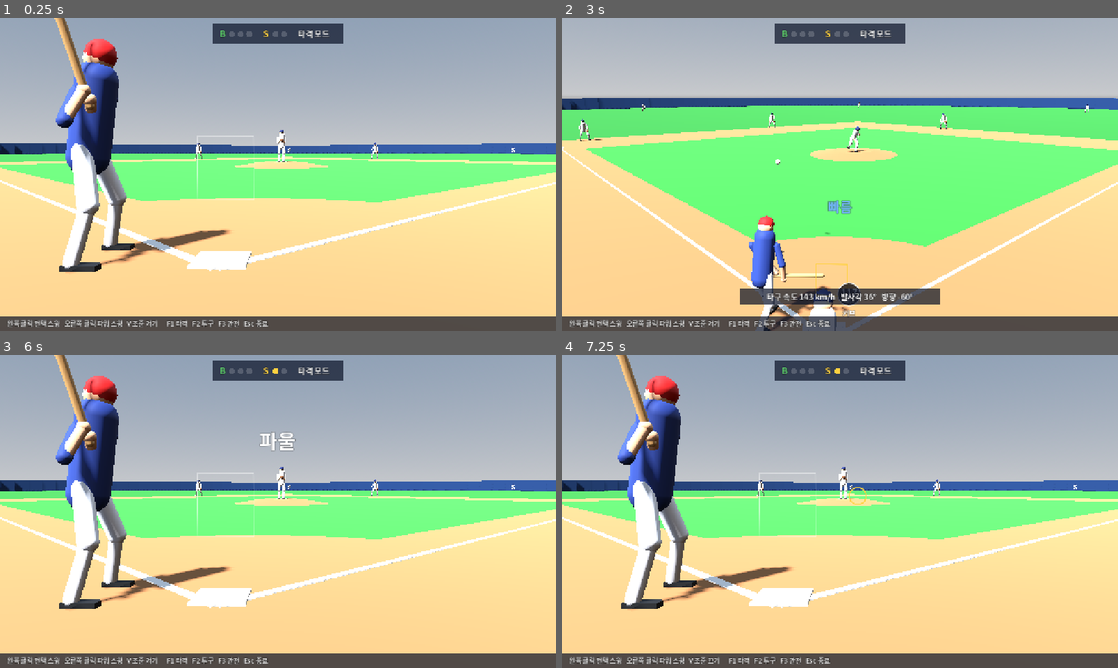
Above: before the commit, frames 1-4 (two rows, left to right).
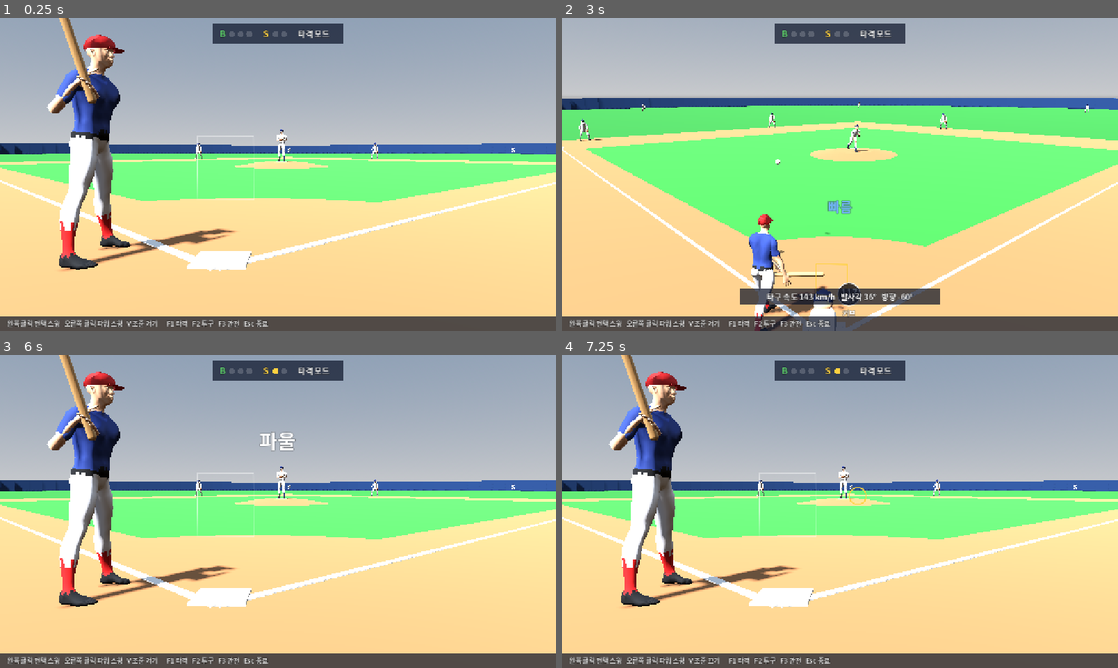
Above: after the commit, the same moments.

Repository: lilkimbab/baseball
Game: Godot game, scene res://match/duel.tscn
Two runs of this game, one before a commit and one after it. Both use one fixed random seed, a clock stepped at 60 frames per second and the inputs below.
Inputs (mouse positions are in pixels of both pictures, inside the frame that each line leads up to):
- Up to frame 1 (0.25 s): no input
- Up to frame 2 (3 s): tap Enter at 0.5 s; move the mouse to (962, 158) at 0.52 s; hold Shift 0.53-1.25 s; click (962, 158) at 0.67 s; tap Space at 1.25 s; drag from (728, 190) to (812, 237) at 1.27 s; move the mouse to (895, 105) at 2.02 s; tap Ctrl at 2.1 s; click (895, 105) at 2.17 s; drag from (812, 237) to (673, 127) at 2.77 s
- Up to frame 3 (6 s): move the mouse to (444, 558) at 3.52 s; tap 1 at 3.6 s; click (444, 558) at 3.67 s; drag from (111, 464) to (194, 433) at 4.27 s; move the mouse to (305, 511) at 5.02 s; tap Alt at 5.1 s; click (305, 511) at 5.17 s; tap Enter at 5.75 s; drag from (194, 433) to (166, 527) at 5.77 s
- Up to frame 4 (7.25 s): tap Space at 6.5 s; move the mouse to (962, 495) at 6.52 s; tap V at 6.6 s; click (962, 495) at 6.67 s

The runs differ from the first frame. In frame 1, 6.6% of the frame differs, in the area x 8-52%, y 0-82%; in frame 2, 1.4%; in frame 3, 6.6%; in frame 4, 6.6%.

Commit message:
Add a generated player model and drive it with the mannequin's poses
Stage S3b of the implementation pipeline (docs/08-roadmap.md).

- tools/blender/make_player.py: builds a human body with MPFB, rigs it,
  paints uniform regions, adds a cap, renames bones to the game's names
  and exports glTF; ./dev model rebuilds and imports it in one step
- SkinnedPuppet: turns the mannequin's joint positions into bone
  rotations, re-solving limbs from the model's own shoulders and hips
- Puppet: proportions are now per instance and the solver is shared
- Pitcher and batter use the model; team colours are applied per surface
- 102 tests

Diff:
--- a/game/match/duel_scene.gd
+++ b/game/match/duel_scene.gd
@@ -22,6 +22,8 @@
 ## &"bat" = player bats, &"pitch" = player pitches, &"watch" = AI against AI.
 @export var mode: StringName = &"bat"
 @export var seed_value := 20261120
+## Show the pitcher and batter as the skinned player model when it has been built.
+@export var use_models := true
 
 var cfg: PhysicsConfig
 var catalog: Dictionary[StringName, PitchType]
@@ -388,8 +390,9 @@
 func _build_players() -> void:
 	var home := Color(0.93, 0.93, 0.95)
 	var away := Color(0.16, 0.24, 0.5)
-	pitcher = _add_puppet(Vector3(0.0, Field.RUBBER_Y, Field.MOUND_HEIGHT), PI, home, Color(0.1, 0.15, 0.35))
-	batter = _add_puppet(Vector3(-1.05, 0.25, 0.0), -PI / 2.0, away, Color(0.75, 0.12, 0.12))
+	# Stage S3b: the pitcher and the batter use the player model; everyone else is still a mannequin.
+	pitcher = _add_puppet(Vector3(0.0, Field.RUBBER_Y, Field.MOUND_HEIGHT), PI, home, Color(0.1, 0.15, 0.35), use_models)
+	batter = _add_puppet(Vector3(-1.05, 0.25, 0.0), -PI / 2.0, away, Color(0.75, 0.12, 0.12), use_models)
 	batter.show_bat = true
 	catcher = _add_puppet(Vector3(0.0, -1.15, 0.0), 0.0, home, Color(0.1, 0.15, 0.35))
 	catcher.apply(PuppetClips.catcher())
@@ -402,8 +405,8 @@
 		_add_puppet(spot, -facing + PI + PI, home, Color(0.1, 0.15, 0.35)).apply(PuppetClips.fielder_ready())
 
 
-func _add_puppet(field_pos: Vector3, yaw: float, jersey: Color, cap: Color) -> Puppet:
-	var puppet := Puppet.new()
+func _add_puppet(field_pos: Vector3, yaw: float, jersey: Color, cap: Color, skinned: bool = false) -> Puppet:
+	var puppet: Puppet = SkinnedPuppet.new() if skinned and SkinnedPuppet.available() else Puppet.new()
 	puppet.set_colors(jersey, Color(0.84, 0.84, 0.86), cap)
 	puppet.position = Field.to_world(field_pos)
 	puppet.rotation.y = yaw
--- a/game/match/puppet.gd
+++ b/game/match/puppet.gd
@@ -4,14 +4,18 @@
 ## out from a PuppetPose with two-bone IK. Joint names follow the final skeleton's bone names
 ## so the same poses can drive the real player model from stage S3b on.
 
-const SPINE := 0.5
-const SHOULDER_HALF := 0.19
-const HIP_HALF := 0.1
-const UPPER_ARM := 0.29
-const LOWER_ARM := 0.27
-const UPPER_LEG := 0.44
-const LOWER_LEG := 0.43
 const HEAD_RADIUS := 0.115
+
+## Body proportions in metres. SkinnedPuppet replaces these with the model's own.
+var spine := 0.5
+var shoulder_half := 0.19
+## How far below the top of the spine the shoulder joints sit.
+var shoulder_drop := 0.07
+var hip_half := 0.1
+var upper_arm := 0.29
+var lower_arm := 0.27
+var upper_leg := 0.44
+var lower_leg := 0.43
 
 @export var jersey := Color(0.9, 0.9, 0.93)
 @export var pants := Color(0.82, 0.82, 0.85)
@@ -27,20 +31,24 @@
 
 
 func _ready() -> void:
-	_limb(&"Torso", 0.16, SPINE + 0.1, jersey)
+	_limb(&"Torso", 0.16, spine + 0.1, jersey)
 	_ball(&"Hips", 0.15, pants)
 	_ball(&"Head", HEAD_RADIUS, skin)
 	_ball(&"Cap", HEAD_RADIUS * 1.04, cap)
 	for side: String in ["Left", "Right"]:
-		_limb(StringName(side + "UpperArm"), 0.052, UPPER_ARM, jersey)
-		_limb(StringName(side + "LowerArm"), 0.043, LOWER_ARM, skin)
-		_limb(StringName(side + "UpperLeg"), 0.078, UPPER_LEG, pants)
-		_limb(StringName(side + "LowerLeg"), 0.058, LOWER_LEG, pants)
+		_limb(StringName(side + "UpperArm"), 0.052, upper_arm, jersey)
+		_limb(StringName(side + "LowerArm"), 0.043, lower_arm, skin)
+		_limb(StringName(side + "UpperLeg"), 0.078, upper_leg, pants)
+		_limb(StringName(side + "LowerLeg"), 0.058, lower_leg, pants)
 		_ball(StringName(side + "Hand"), 0.05, skin)
 		_box(StringName(side + "Foot"), Vector3(0.1, 0.07, 0.26), Color(0.08, 0.08, 0.08))
+	_build_props()
+	apply(PuppetClips.fielder_ready())
+
+
+func _build_props() -> void:
 	_limb(&"Bat", 0.03, PuppetClips.BAT_LENGTH, Color(0.72, 0.56, 0.36))
 	_ball(&"Glove", 0.085, Color(0.42, 0.25, 0.12))
-	apply(PuppetClips.fielder_ready())
 
 
 func set_colors(jersey_color: Color, pants_color: Color, cap_color: Color) -> void:
@@ -49,12 +57,36 @@
 	cap = cap_color
 
 
+## Frames worked out by solve(), in the puppet's space.
+var hip_basis := Basis.IDENTITY
+var chest_basis := Basis.IDENTITY
+var spine_dir := Vector3.UP
+
+
 func apply(pose: PuppetPose) -> void:
-	var hip_basis := Basis(Vector3.UP, pose.hips_yaw)
-	var chest_basis := Basis(Vector3.UP, pose.hips_yaw + pose.twist)
+	solve(pose)
+	_place_limb(&"Torso", pose.hips - spine_dir * 0.05, joints[&"Chest"] + spine_dir * 0.05)
+	_place(&"Hips", pose.hips)
+	_place(&"Head", joints[&"Head"])
+	_place(&"Cap", joints[&"Head"] + spine_dir * 0.035 + chest_basis * Vector3.FORWARD * 0.012)
+	for side: String in ["Left", "Right"]:
+		_place_limb(StringName(side + "UpperArm"), joints[StringName(side + "UpperArm")], joints[StringName(side + "LowerArm")])
+		_place_limb(StringName(side + "LowerArm"), joints[StringName(side + "LowerArm")], joints[StringName(side + "Hand")])
+		_place(StringName(side + "Hand"), joints[StringName(side + "Hand")])
+		_place_limb(StringName(side + "UpperLeg"), joints[StringName(side + "UpperLeg")], joints[StringName(side + "LowerLeg")])
+		_place_limb(StringName(side + "LowerLeg"), joints[StringName(side + "LowerLeg")], joints[StringName(side + "Foot")])
+		var foot := _parts[StringName(side + "Foot")]
+		foot.transform = Transform3D(hip_basis, joints[StringName(side + "Foot")] + hip_basis * Vector3.FORWARD * 0.07 - Vector3.UP * 0.045)
+	_place_props(pose)
+
+
+## Works out every joint position for a pose with two-bone IK and stores them in `joints`.
+func solve(pose: PuppetPose) -> void:
+	hip_basis = Basis(Vector3.UP, pose.hips_yaw)
+	chest_basis = Basis(Vector3.UP, pose.hips_yaw + pose.twist)
 	var forward := hip_basis * Vector3.FORWARD
-	var spine_dir := (Vector3.UP * cos(pose.lean) + forward * sin(pose.lean)).normalized()
-	var chest_top := pose.hips + spine_dir * SPINE
+	spine_dir = (Vector3.UP * cos(pose.lean) + forward * sin(pose.lean)).normalized()
+	var chest_top := pose.hips + spine_dir * spine
 	var chest_right := chest_basis * Vector3.RIGHT
 	var chest_forward := chest_basis * Vector3.FORWARD
 	var hip_right := hip_basis * Vector3.RIGHT
@@ -62,37 +94,26 @@
 	joints[&"Hips"] = pose.hips
 	joints[&"Chest"] = chest_top
 	joints[&"Head"] = chest_top + spine_dir * (0.1 + HEAD_RADIUS)
-	_place_limb(&"Torso", pose.hips - spine_dir * 0.05, chest_top + spine_dir * 0.05)
-	_place(&"Hips", pose.hips)
-	_place(&"Head", joints[&"Head"])
-	_place(&"Cap", joints[&"Head"] + spine_dir * 0.035 + chest_forward * 0.012)
-
 	for side: int in [-1, 1] as Array[int]:
 		var name := "Right" if side > 0 else "Left"
-		var shoulder := chest_top - spine_dir * 0.07 + chest_right * (SHOULDER_HALF * side)
+		var shoulder := chest_top - spine_dir * shoulder_drop + chest_right * (shoulder_half * side)
 		var hand_target := pose.r_hand if side > 0 else pose.l_hand
 		var elbow_hint := chest_right * (0.5 * side) - Vector3.UP - chest_forward * 0.5
-		var hand := _reach(shoulder, hand_target, UPPER_ARM + LOWER_ARM)
-		var elbow := _two_bone(shoulder, hand, UPPER_ARM, LOWER_ARM, elbow_hint)
+		var hand := _reach(shoulder, hand_target, upper_arm + lower_arm)
 		joints[StringName(name + "UpperArm")] = shoulder
-		joints[StringName(name + "LowerArm")] = elbow
+		joints[StringName(name + "LowerArm")] = _two_bone(shoulder, hand, upper_arm, lower_arm, elbow_hint)
 		joints[StringName(name + "Hand")] = hand
-		_place_limb(StringName(name + "UpperArm"), shoulder, elbow)
-		_place_limb(StringName(name + "LowerArm"), elbow, hand)
-		_place(StringName(name + "Hand"), hand)
-
-		var hip := pose.hips + hip_right * (HIP_HALF * side)
+
+		var hip := pose.hips + hip_right * (hip_half * side)
 		var foot_target := pose.r_foot if side > 0 else pose.l_foot
-		var ankle := _reach(hip, foot_target, UPPER_LEG + LOWER_LEG)
-		var knee := _two_bone(hip, ankle, UPPER_LEG, LOWER_LEG, forward + hip_right * (0.3 * side))
+		var ankle := _reach(hip, foot_target, upper_leg + lower_leg)
 		joints[StringName(name + "UpperLeg")] = hip
-		joints[StringName(name + "LowerLeg")] = knee
+		joints[StringName(name + "LowerLeg")] = _two_bone(hip, ankle, upper_leg, lower_leg, forward + hip_right * (0.3 * side))
 		joints[StringName(name + "Foot")] = ankle
-		_place_limb(StringName(name + "UpperLeg"), hip, knee)
-		_place_limb(StringName(name + "LowerLeg"), knee, ankle)
-		var foot := _parts[StringName(name + "Foot")]
-		foot.transform = Transform3D(hip_basis, ankle + forward * 0.07 - Vector3.UP * 0.045)
-
+
+
+## Places the bat along the pose's bat direction from the hands, and the glove on the left hand.
+func _place_props(pose: PuppetPose) -> void:
 	var bat := _parts[&"Bat"]
 	bat.visible = show_bat and pose.bat_dir.length() > 0.1
 	if bat.visible:
--- a/game/match/puppet_clips.gd
+++ b/game/match/puppet_clips.gd
@@ -48,7 +48,7 @@
 		_pose(a.call(0.0, 0.93, 0.0), 0.0, 0.0, 2.0, a.call(0.04, 1.22, 0.22), a.call(-0.02, 1.2, 0.24), a.call(0.12, 0.08, 0.0), a.call(-0.12, 0.08, 0.0)),
 		_pose(a.call(0.0, 0.95, -0.02), -80.0, 0.0, 0.0, a.call(0.1, 1.2, 0.12), a.call(0.06, 1.18, 0.16), a.call(0.12, 0.08, 0.0), a.call(0.05, 0.62, 0.22)),
 		_pose(a.call(0.0, 0.82, 0.55), -55.0, -25.0, 6.0, a.call(0.42, 1.52, 0.2), a.call(-0.25, 1.15, 1.05), a.call(0.12, 0.1, 0.0), a.call(-0.1, 0.08, 1.35)),
-		_pose(a.call(0.02, 0.86, 0.98), 8.0, 18.0, 38.0, RELEASE_HAND, a.call(-0.2, 1.05, 0.95), a.call(0.16, 0.14, 0.3), a.call(-0.1, 0.08, 1.35)),
+		_pose(a.call(0.06, 0.87, 1.12), 8.0, 25.0, 40.0, RELEASE_HAND, a.call(-0.2, 1.05, 0.95), a.call(0.16, 0.14, 0.3), a.call(-0.1, 0.08, 1.35)),
 		_pose(a.call(-0.02, 0.84, 1.08), 35.0, 20.0, 52.0, a.call(-0.25, 0.55, 1.5), a.call(-0.32, 1.0, 0.85), a.call(0.3, 0.3, 0.9), a.call(-0.1, 0.08, 1.35)),
 		_pose(a.call(0.02, 0.86, 1.15), 0.0, 0.0, 22.0, a.call(0.22, 0.85, 1.45), a.call(-0.22, 0.85, 1.45), a.call(0.3, 0.08, 1.05), a.call(-0.26, 0.08, 1.25)),
 	]
--- /dev/null
+++ b/game/match/skinned_puppet.gd
@@ -0,0 +1,190 @@
+class_name SkinnedPuppet
+extends Puppet
+## The same poses as Puppet, shown on the skinned player model instead of capsules.
+##
+## Puppet.solve() gives joint positions; this turns them into bone rotations: the spine is
+## bent between the pelvis and chest frames, each limb bone is aimed at the next joint, and
+## feet and head keep their rest orientation turned to the body's heading.
+
+const MODEL := "res://assets/characters/player_base.glb"
+const LIMBS: Array[Array] = [
+	[&"LeftUpperArm", &"LeftLowerArm"], [&"LeftLowerArm", &"LeftHand"],
+	[&"RightUpperArm", &"RightLowerArm"], [&"RightLowerArm", &"RightHand"],
+	[&"LeftUpperLeg", &"LeftLowerLeg"], [&"LeftLowerLeg", &"LeftFoot"],
+	[&"RightUpperLeg", &"RightLowerLeg"], [&"RightLowerLeg", &"RightFoot"],
+]
+
+var _skeleton: Skeleton3D
+var _mesh: MeshInstance3D
+## Skeleton space -> puppet space, and back.
+var _to_puppet := Transform3D.IDENTITY
+var _to_skeleton := Transform3D.IDENTITY
+var _bone: Dictionary[StringName, int] = {}
+var _rest: Array[Transform3D] = []
+var _local_rest: Array[Transform3D] = []
+var _parent: PackedInt32Array = PackedInt32Array()
+## Rest direction (skeleton space) from each limb bone to the next joint.
+var _aim_rest: Dictionary[StringName, Vector3] = {}
+## Pelvis bone origin relative to the midpoint of the hip joints, at rest.
+var _hips_offset := Vector3.ZERO
+
+
+static func available() -> bool:
+	return ResourceLoader.exists(MODEL)
+
+
+func _ready() -> void:
+	var model := (load(MODEL) as PackedScene).instantiate() as Node3D
+	# glTF characters face +Z; the puppet's space faces -Z.
+	model.rotation.y = PI
+	add_child(model)
+	_skeleton = model.find_children("*", "Skeleton3D", true, false)[0] as Skeleton3D
+	_mesh = model.find_children("*", "MeshInstance3D", true, false)[0] as MeshInstance3D
+	var node: Node3D = _skeleton
+	while node != self:
+		_to_puppet = node.transform * _to_puppet
+		node = node.get_parent() as Node3D
+	_to_skeleton = _to_puppet.affine_inverse()
+	_measure()
+	_paint()
+	_build_props()
+	apply(PuppetClips.fielder_ready())
+
+
+func set_colors(jersey_color: Color, pants_color: Color, cap_color: Color) -> void:
+	super.set_colors(jersey_color, pants_color, cap_color)
+	if _mesh != null:
+		_paint()
+
+
+func apply(pose: PuppetPose) -> void:
+	solve(pose)
+	var basis_for: Dictionary[int, Basis] = {}
+
+	# Spine: from the pelvis frame (heading plus a little lean) to the chest frame.
+	var hip_right := hip_basis * Vector3.RIGHT
+	var pelvis := Basis(hip_right, -pose.lean * 0.3) * hip_basis
+	var chest := Basis(hip_right, -pose.lean) * chest_basis
+	var pelvis_q := pelvis.get_rotation_quaternion()
+	var chest_q := chest.get_rotation_quaternion()
+	_turn(basis_for, &"Hips", pelvis)
+	_turn(basis_for, &"Spine", Basis(pelvis_q.slerp(chest_q, 0.34)))
+	_turn(basis_for, &"Chest", Basis(pelvis_q.slerp(chest_q, 0.67)))
+	_turn(basis_for, &"UpperChest", chest)
+	_turn(basis_for, &"Neck", Basis(pelvis_q.slerp(chest_q, 0.6)))
+	_turn(basis_for, &"Head", chest_basis)
+	_turn(basis_for, &"LeftFoot", hip_basis)
+	_turn(basis_for, &"RightFoot", hip_basis)
+
+	# First pass: bend the spine, then read where the model's own shoulders and hips ended
+	# up and solve the arms and legs again from there, so hands and feet land on target.
+	var globals := _walk(basis_for, pose)
+	var elbow_out := chest_basis * Vector3.RIGHT
+	var back := chest_basis * Vector3.BACK
+	for side: int in [-1, 1] as Array[int]:
+		var name := "Right" if side > 0 else "Left"
+		var shoulder := _to_puppet * globals[_bone[StringName(name + "UpperArm")]].origin
+		var hand := _reach(shoulder, pose.r_hand if side > 0 else pose.l_hand, upper_arm + lower_arm)
+		joints[StringName(name + "UpperArm")] = shoulder
+		joints[StringName(name + "LowerArm")] = _two_bone(shoulder, hand, upper_arm, lower_arm, elbow_out * (0.5 * side) - Vector3.UP + back * 0.5)
+		joints[StringName(name + "Hand")] = hand
+		var hip := _to_puppet * globals[_bone[StringName(name + "UpperLeg")]].origin
+		var ankle := _reach(hip, pose.r_foot if side > 0 else pose.l_foot, upper_leg + lower_leg)
+		joints[StringName(name + "UpperLeg")] = hip
+		joints[StringName(name + "LowerLeg")] = _two_bone(hip, ankle, upper_leg, lower_leg, hip_basis * Vector3.FORWARD + hip_right * (0.3 * side))
+		joints[StringName(name + "Foot")] = ankle
+
+	# Limbs: aim each bone from its joint toward the next one.
+	for pair: Array in LIMBS:
+		var from: StringName = pair[0]
+		var to: StringName = pair[1]
+		var want := _to_skeleton.basis * (joints[to] - joints[from])
+		if want.length() < 1e-5:
+			continue
+		var index := _bone[from]
+		basis_for[index] = Basis(Quaternion(_aim_rest[from], want.normalized())) * _rest[index].basis
+
+	# Second pass: final bone poses.
+	globals = _walk(basis_for, pose)
+	for i: int in _rest.size():
+		var parent_global := Transform3D.IDENTITY if _parent[i] < 0 else globals[_parent[i]]
+		var local := parent_global.affine_inverse() * globals[i]
+		_skeleton.set_bone_pose_position(i, local.origin)
+		_skeleton.set_bone_pose_rotation(i, local.basis.get_rotation_quaternion())
+
+	# Report where the model's hands really are, so the ball and bat sit in them.
+	for side: String in ["Left", "Right"]:
+		var hand := StringName(side + "Hand")
+		var middle: int = _bone.get(StringName(side + "MiddleProximal"), _bone[hand])
+		joints[hand] = _to_puppet * globals[_bone[hand]].origin.lerp(globals[middle].origin, 0.7)
+	_place_props(pose)
+
+
+## Global transform of every bone (skeleton space) for the given target orientations,
+## walking parent-first. Bones without a target keep their rest pose relative to the parent.
+func _walk(basis_for: Dictionary[int, Basis], pose: PuppetPose) -> Array[Transform3D]:
+	var globals: Array[Transform3D] = []
+	globals.resize(_rest.size())
+	var hips := _bone[&"Hips"]
+	for i: int in _rest.size():
+		var parent_global := Transform3D.IDENTITY if _parent[i] < 0 else globals[_parent[i]]
+		var g := parent_global * _local_rest[i]
+		if basis_for.has(i):
+			g.basis = basis_for[i]
+		if i == hips:
+			g.origin = _to_skeleton * pose.hips + g.basis * (_rest[i].basis.inverse() * _hips_offset)
+		globals[i] = g
+	return globals
+
+
+## Sets a bone's target orientation: its rest orientation carried along by a rotation of the
+## body given in puppet space.
+func _turn(basis_for: Dictionary[int, Basis], bone: StringName, body_rotation: Basis) -> void:
+	var index := _bone[bone]
+	basis_for[index] = _to_skeleton.basis * body_rotation * _to_puppet.basis * _rest[index].basis
+
+
+func _measure() -> void:
+	var count := _skeleton.get_bone_count()
+	_rest.resize(count)
+	_local_rest.resize(count)
+	_parent.resize(count)
+	for i: int in count:
+		_bone[StringName(_skeleton.get_bone_name(i))] = i
+		_rest[i] = _skeleton.get_bone_global_rest(i)
+		_local_rest[i] = _skeleton.get_bone_rest(i)
+		_parent[i] = _skeleton.get_bone_parent(i)
+	for pair: Array in LIMBS:
+		var from: StringName = pair[0]
+		var to: StringName = pair[1]
+		_aim_rest[from] = (_origin(to) - _origin(from)).normalized()
+
+	upper_arm = _origin(&"LeftUpperArm").distance_to(_origin(&"LeftLowerArm"))
+	lower_arm = _origin(&"LeftLowerArm").distance_to(_origin(&"LeftHand"))
+	upper_leg = _origin(&"LeftUpperLeg").distance_to(_origin(&"LeftLowerLeg"))
+	lower_leg = _origin(&"LeftLowerLeg").distance_to(_origin(&"LeftFoot"))
+	shoulder_half = absf(_origin(&"LeftUpperArm").x - _origin(&"RightUpperArm").x) * 0.5
+	hip_half = absf(_origin(&"LeftUpperLeg").x - _origin(&"RightUpperLeg").x) * 0.5
+	var hip_mid := _origin(&"LeftUpperLeg").lerp(_origin(&"RightUpperLeg"), 0.5)
+	var shoulder_mid := _origin(&"LeftUpperArm").lerp(_origin(&"RightUpperArm"), 0.5)
+	spine = shoulder_mid.distance_to(hip_mid) + shoulder_drop
+	_hips_offset = _origin(&"Hips") - hip_mid
+
+
+func _origin(bone: StringName) -> Vector3:
+	return _rest[_bone[bone]].origin
+
+
+func _paint() -> void:
+	var colours := {
+		"Skin": skin, "Jersey": jersey, "Pants": pants, "Socks": cap, "Cap": cap,
+		"Shoes": Color(0.06, 0.06, 0.07), "Belt": Color(0.05, 0.05, 0.06),
+	}
+	for surface: int in _mesh.mesh.get_surface_count():
+		var source := _mesh.mesh.surface_get_material(surface)
+		var material := StandardMaterial3D.new()
+		material.albedo_color = colours.get(source.resource_name, Color.WHITE)
+		material.roughness = 0.55 if source.resource_name == "Skin" else 0.8
+		if source.resource_name == "Cap":
+			material.cull_mode = BaseMaterial3D.CULL_DISABLED
+		_mesh.set_surface_override_material(surface, material)
--- a/game/tests/match/test_duel_scene.gd
+++ b/game/tests/match/test_duel_scene.gd
@@ -94,11 +94,11 @@
 	var shoulder := puppet.joints[&"RightUpperArm"]
 	var elbow := puppet.joints[&"RightLowerArm"]
 	var hand := puppet.joints[&"RightHand"]
-	assert_almost_eq(shoulder.distance_to(elbow), Puppet.UPPER_ARM, 0.002)
-	assert_almost_eq(elbow.distance_to(hand), Puppet.LOWER_ARM, 0.002)
+	assert_almost_eq(shoulder.distance_to(elbow), puppet.upper_arm, 0.002)
+	assert_almost_eq(elbow.distance_to(hand), puppet.lower_arm, 0.002)
 	assert_almost_eq(hand.distance_to(PuppetClips.stance().r_hand), 0.0, 0.01, "hand is on its target")
 	var hip := puppet.joints[&"LeftUpperLeg"]
 	var knee := puppet.joints[&"LeftLowerLeg"]
 	var ankle := puppet.joints[&"LeftFoot"]
-	assert_almost_eq(hip.distance_to(knee), Puppet.UPPER_LEG, 0.002)
-	assert_almost_eq(knee.distance_to(ankle), Puppet.LOWER_LEG, 0.002)
+	assert_almost_eq(hip.distance_to(knee), puppet.upper_leg, 0.002)
+	assert_almost_eq(knee.distance_to(ankle), puppet.lower_leg, 0.002)
--- /dev/null
+++ b/game/tests/match/test_skinned_puppet.gd
@@ -0,0 +1,89 @@
+extends GutTest
+## The skinned player model must follow the same poses as the mannequin.
+
+
+func _model() -> SkinnedPuppet:
+	var puppet := SkinnedPuppet.new()
+	add_child_autofree(puppet)
+	return puppet
+
+
+func test_model_asset_is_available() -> void:
+	assert_true(SkinnedPuppet.available(), "run ./dev model to build the player model")
+
+
+func test_proportions_are_measured_from_the_model() -> void:
+	var puppet := _model()
+	assert_between(puppet.upper_arm, 0.20, 0.34, "upper arm (m)")
+	assert_between(puppet.lower_arm, 0.20, 0.32, "forearm (m)")
+	assert_between(puppet.upper_leg, 0.35, 0.50, "thigh (m)")
+	assert_between(puppet.lower_leg, 0.35, 0.48, "shin (m)")
+	assert_between(puppet.shoulder_half, 0.14, 0.23, "half shoulder width (m)")
+	assert_between(puppet.spine, 0.42, 0.62, "hip to shoulder line (m)")
+
+
+func test_hands_and_feet_land_on_reachable_targets() -> void:
+	var puppet := _model()
+	var pose := PuppetClips.fielder_ready()
+	# The key poses were drawn for the mannequin's longer arms; use a target this model reaches.
+	pose.r_hand = PuppetPose.at(0.28, 1.0, 0.3)
+	puppet.apply(pose)
+	var skeleton := puppet.find_children("*", "Skeleton3D", true, false)[0] as Skeleton3D
+	var to_puppet := puppet.global_transform.affine_inverse() * skeleton.global_transform
+	var wrist := to_puppet * skeleton.get_bone_global_pose(skeleton.find_bone("RightHand")).origin
+	var ankle := to_puppet * skeleton.get_bone_global_pose(skeleton.find_bone("LeftFoot")).origin
+	assert_lt(wrist.distance_to(pose.r_hand), 0.01, "right wrist is at its target")
+	assert_lt(ankle.distance_to(pose.l_foot), 0.01, "left ankle is at its target")
+
+
+func test_pelvis_follows_the_pose() -> void:
+	var puppet := _model()
+	var pose := PuppetClips.catcher()
+	puppet.apply(pose)
+	var skeleton := puppet.find_children("*", "Skeleton3D", true, false)[0] as Skeleton3D
+	var to_puppet := puppet.global_transform.affine_inverse() * skeleton.global_transform
+	var left := to_puppet * skeleton.get_bone_global_pose(skeleton.find_bone("LeftUpperLeg")).origin
+	var right := to_puppet * skeleton.get_bone_global_pose(skeleton.find_bone("RightUpperLeg")).origin
+	assert_lt(left.lerp(right, 0.5).distance_to(pose.hips), 0.03, "hip joints are centred on the pose's hips")
+	assert_lt(pose.hips.y, 0.6, "the catcher is crouching")
+
+
+func test_every_bone_stays_finite_through_the_delivery_and_the_swing() -> void:
+	var puppet := _model()
+	var skeleton := puppet.find_children("*", "Skeleton3D", true, false)[0] as Skeleton3D
+	var ok := true
+	for step: int in 22:
+		puppet.apply(PuppetClips.pitch(step * 0.1))
+		for bone: int in skeleton.get_bone_count():
+			ok = ok and skeleton.get_bone_global_pose(bone).is_finite()
+	for step: int in 16:
+		puppet.apply(PuppetClips.swing(-0.15 + step * 0.05, 0.11, 0.8))
+		for bone: int in skeleton.get_bone_count():
+			ok = ok and skeleton.get_bone_global_pose(bone).is_finite()
+	assert_true(ok, "no NaN or infinite bone transforms")
+
+
+func test_bones_keep_their_length() -> void:
+	var puppet := _model()
+	var skeleton := puppet.find_children("*", "Skeleton3D", true, false)[0] as Skeleton3D
+	puppet.apply(PuppetClips.pitch(PuppetClips.PITCH_RELEASE))
+	var elbow := skeleton.get_bone_global_pose(skeleton.find_bone("RightLowerArm")).origin
+	var shoulder := skeleton.get_bone_global_pose(skeleton.find_bone("RightUpperArm")).origin
+	var wrist := skeleton.get_bone_global_pose(skeleton.find_bone("RightHand")).origin
+	assert_almost_eq(shoulder.distance_to(elbow), puppet.upper_arm, 0.003, "posing must not stretch the arm")
+	assert_almost_eq(elbow.distance_to(wrist), puppet.lower_arm, 0.003)
+
+
+func test_team_colours_are_applied_to_the_uniform() -> void:
+	var puppet := SkinnedPuppet.new()
+	puppet.set_colors(Color(0.2, 0.3, 0.8), Color(0.9, 0.9, 0.9), Color(0.8, 0.1, 0.1))
+	add_child_autofree(puppet)
+	var mesh := puppet.find_children("*", "MeshInstance3D", true, false)[0] as MeshInstance3D
+	var seen := {}
+	for surface: int in mesh.mesh.get_surface_count():
+		var name := mesh.mesh.surface_get_material(surface).resource_name
+		seen[name] = (mesh.get_surface_override_material(surface) as StandardMaterial3D).albedo_color
+	assert_eq(seen["Jersey"], Color(0.2, 0.3, 0.8))
+	assert_eq(seen["Cap"], Color(0.8, 0.1, 0.1))
+	assert_eq(seen["Socks"], Color(0.8, 0.1, 0.1))
+	assert_true(seen.has("Skin") and seen.has("Pants") and seen.has("Shoes") and seen.has("Belt"))
Binary file added: game/assets/characters/player_base.glb
Not shown, added: game/assets/characters/player_base.glb.import
Not shown, added: game/match/skinned_puppet.gd.uid
Not shown, added: game/tests/match/test_skinned_puppet.gd.uid
Not shown, changed: docs/07-data-and-architecture.md
Not shown, changed: docs/08-roadmap.md
Not shown, added: game/assets/CREDITS.md
